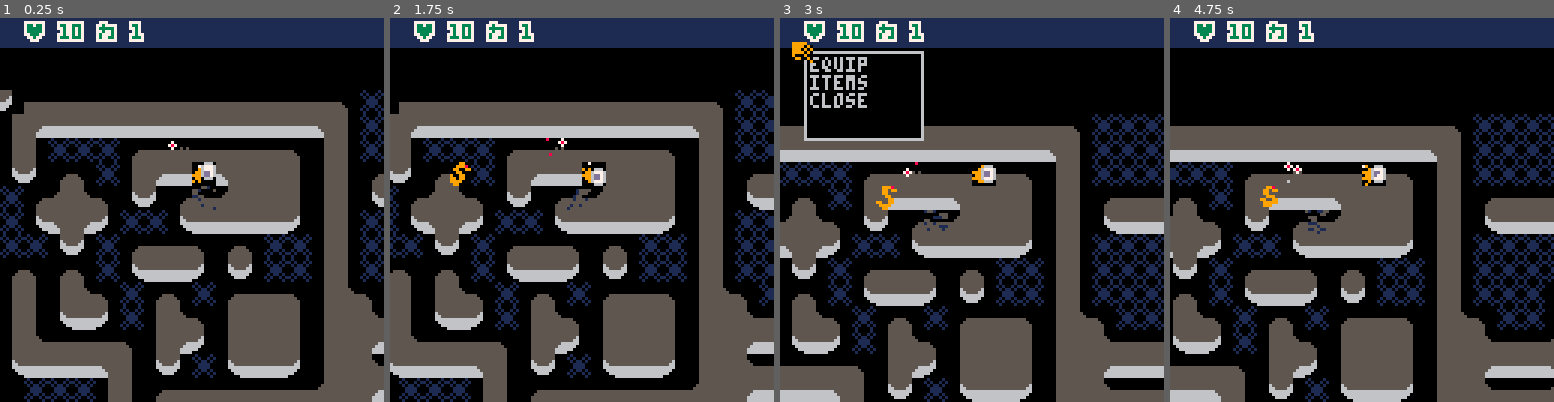
Above: before the commit, frames 1-4 (left to right).
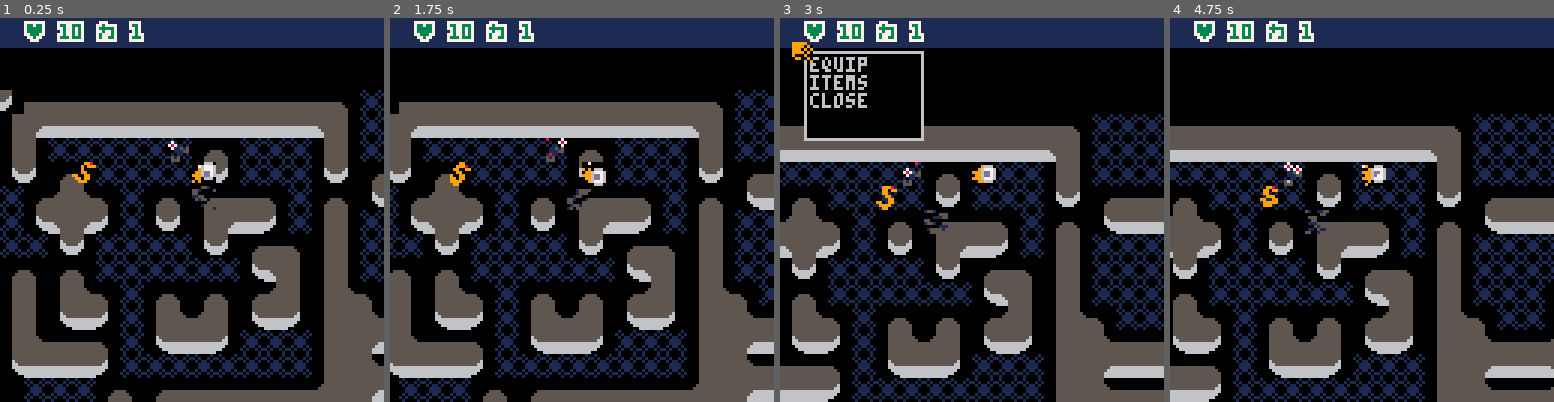
Above: after the commit, the same moments.

Repository: chebastian/picoabyss
Game: PICO-8 cartridge rouge.p8
Same seed, same stepped clock (60 frames per second), same inputs: the game is played once before the commit and once after it.
Inputs:
- Up to frame 1 (0.25 s): no input
- Up to frame 2 (1.75 s): tap X (X key) at 0.33, 1.07 s; tap O (Z key) at 0.7, 1.7 s; hold Right from 1.6 s (still down)
- Up to frame 3 (3 s): tap X (X key) at 1.85, 2.97 s; release Right at 2.1 s; tap O (Z key) at 2.1, 2.5, 2.9 s; hold Up 2.15-2.42 s; hold Right from 2.47 s (still down)
- Up to frame 4 (4.75 s): release Right at 3.03 s; hold Left 3.08-3.58 s; tap O (Z key) every 0.4 s from 3.3 to 4.5 s; hold Down 3.63-3.97 s; hold Right 4.02-4.68 s; tap X (X key) at 4.08 s; hold Up from 4.73 s (still down)

The runs differ from the first frame. In frame 1, 19% of the frame differs, in the area x 18-91%, y 31-99%; in frame 2, 19%; in frame 3, 19%; in frame 4, 19%.

Commit message:
bugfix U did not mask left most part of U

Diff:
--- a/level.lua
+++ b/level.lua
@@ -12,10 +12,10 @@
         mset(x,y,179) -- L 90
     elseif sig_match(sig, 0b11101111,0b11001101) and sld then
         mset(x,y,178) -- L 180
-    elseif sig_match(sig, 0b01111111,0b01001101) and not sld then
+    elseif sig_match(sig, 0b01111111,0b11001101) and not sld then
         mset(x,y,177) -- L 270
     elseif sig_match(sig, 0b11101111,0b11001101) and not sld then
-        mset(x,y,146) --left (buggy)
+        mset(x,y,146) --left
     elseif sig_match(sig, 0b11011111,0b11001111) and sld then
         mset(x,y,144) --right
     elseif sig_match(sig, 0b11011111,0b11001101) and not sld then
--- a/rouge.p8
+++ b/rouge.p8
@@ -2449,16 +2449,16 @@
 0102030505050505050505050505050505050505050505050505050505050000000000000000000000000000000000000000000000000000000000000000000000000000000000000000000000000000000000000000000000000000000000000000000000000000000000000000000000000000000000000000000000000000
 020101010b0b0b0b0b0b01010101010505050505050505050505050505050000000000000000000000000000000000000000000000000000000000000000000000000000000000000000000000000000000000000000000000000000000000000000000000000000000000000000000000000000000000000000000000000000
 0301050505050505050505050505010505050505050505050505050505050000000000000000000000000000000000000000000000000000000000000000000000000000000000000000000000000000000000000000000000000000000000000000000000000000000000000000000000000000000000000000000000000000
-0501050505050101010101010105010505050505010101010101010105050000000000000000000000000000000000000000000000000000000000000000000000000000000000000000000000000000000000000000000000000000000000000000000000000000000000000000000000000000000000000000000000000000
-0505050105050105050501010105010501090101010505050505050105050000000000000000000000000000000000000000000000000000000000000000000000000000000000000000000000000000000000000000000000000000000000000000000000000000000000000000000000000000000000000000000000000000
-0505010101050505010101010105010505050505010505050505050105050000000000000000000000000000000000000000000000000000000000000000000000000000000000000000000000000000000000000000000000000000000000000000000000000000000000000000000000000000000000000000000000000000
-0505050105050505050505050505010505050505090505050505050105050000000000000000000000000000000000000000000000000000000000000000000000000000000000000000000000000000000000000000000000000000000000000000000000000000000000000000000000000000000000000000000000000000
-0005050505050101010501050505010505050505010901010101010105050000000000000000000000000000000000000000000000000000000000000000000000000000000000000000000000000000000000000000000000000000000000000000000000000000000000000000000000000000000000000000000000000000
-0001050105050505050505050505010505050501010505050501050505050000000000000000000000000000000000000000000000000000000000000000000000000000000000000000000000000000000000000000000000000000000000000000000000000000000000000000000000000000000000000000000000000000
-0001050101050501050501010105010105050501010101010501050505000000000000000000000000000000000000000000000000000000000000000000000000000000000000000000000000000000000000000000000000000000000000000000000000000000000000000000000000000000000000000000000000000000
-00010505050505010105010101050f0101010101010101010501050505000000000000000000000000000000000000000000000000000000000000000000000000000000000000000000000000000000000000000000000000000000000000000000000000000000000000000000000000000000000000000000000000000000
-00010101010105010505010101050f0905050509050505050501050505000000000000000000000000000000000000000000000000000000000000000000000000000000000000000000000000000000000000000000000000000000000000000000000000000000000000000000000000000000000000000000000000000000
-00050505050105050505050505050d0101010101010101010101000000000000000000000000000000000000000000000000000000000000000000000000000000000000000000000000000000000000000000000000000000000000000000000000000000000000000000000000000000000000000000000000000000000000
+0501050505050505050105050505010505050505010101010101010105050000000000000000000000000000000000000000000000000000000000000000000000000000000000000000000000000000000000000000000000000000000000000000000000000000000000000000000000000000000000000000000000000000
+0505050105050505050505050505050501090101010505050505050105050000000000000000000000000000000000000000000000000000000000000000000000000000000000000000000000000000000000000000000000000000000000000000000000000000000000000000000000000000000000000000000000000000
+0505010101050501050101010505010505050505010505050505050105050000000000000000000000000000000000000000000000000000000000000000000000000000000000000000000000000000000000000000000000000000000000000000000000000000000000000000000000000000000000000000000000000000
+0505050105050505050105050505010505050505090505050505050105050000000000000000000000000000000000000000000000000000000000000000000000000000000000000000000000000000000000000000000000000000000000000000000000000000000000000000000000000000000000000000000000000000
+0005050505050505050505010105010505050505010901010101010105050000000000000000000000000000000000000000000000000000000000000000000000000000000000000000000000000000000000000000000000000000000000000000000000000000000000000000000000000000000000000000000000000000
+0001050105050505050505050105010505050501010505050501050505050000000000000000000000000000000000000000000000000000000000000000000000000000000000000000000000000000000000000000000000000000000000000000000000000000000000000000000000000000000000000000000000000000
+0001050101050501050105010105010105050501010101010501050505000000000000000000000000000000000000000000000000000000000000000000000000000000000000000000000000000000000000000000000000000000000000000000000000000000000000000000000000000000000000000000000000000000
+00010505050505010101050505050f0101010101010101010501050505000000000000000000000000000000000000000000000000000000000000000000000000000000000000000000000000000000000000000000000000000000000000000000000000000000000000000000000000000000000000000000000000000000
+00010101010505050505050505050f0905050509050505050501050505000000000000000000000000000000000000000000000000000000000000000000000000000000000000000000000000000000000000000000000000000000000000000000000000000000000000000000000000000000000000000000000000000000
+00050505050505050505050505050d0101010101010101010101000000000000000000000000000000000000000000000000000000000000000000000000000000000000000000000000000000000000000000000000000000000000000000000000000000000000000000000000000000000000000000000000000000000000
 000005050501050d0f0d0f0d0d0d0f0100000000000000000000000000000000000000000000000000000000000000000000000000000000000000000000000000000000000000000000000000000000000000000000000000000000000000000000000000000000000000000000000000000000000000000000000000000000
 0000000000010101010101010101010100000000000000000000000000000000000000000000000000000000000000000000000000000000000000000000000000000000000000000000000000000000000000000000000000000000000000000000000000000000000000000000000000000000000000000000000000000000
 
